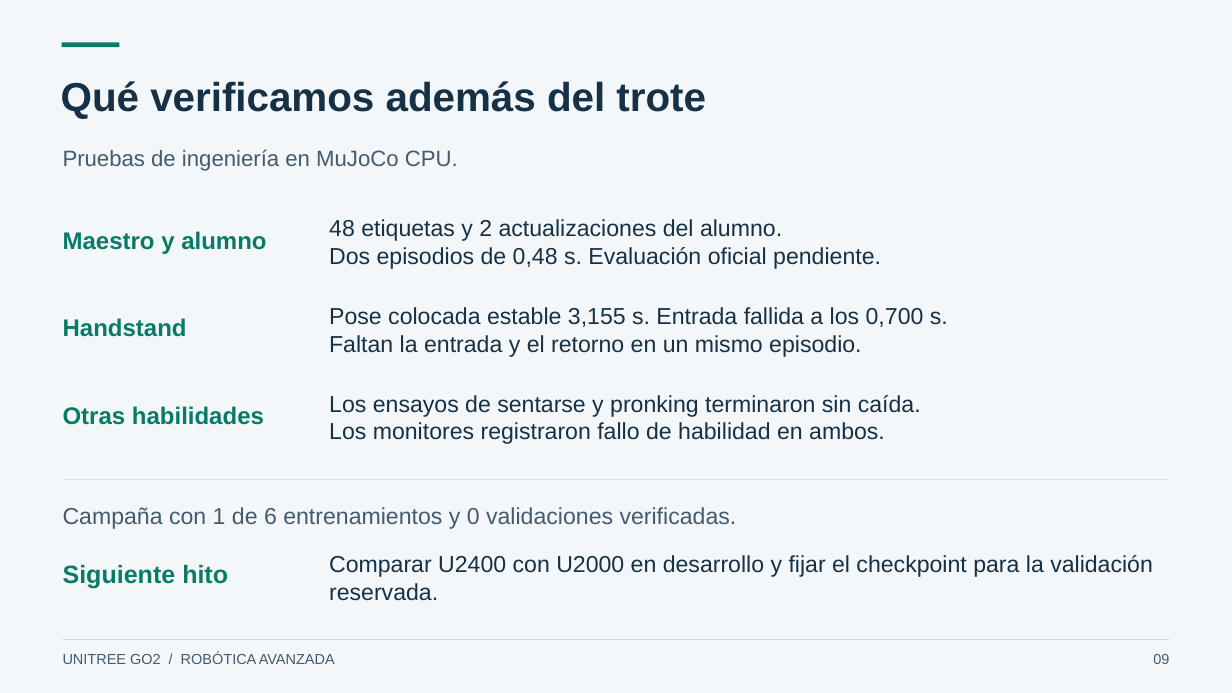
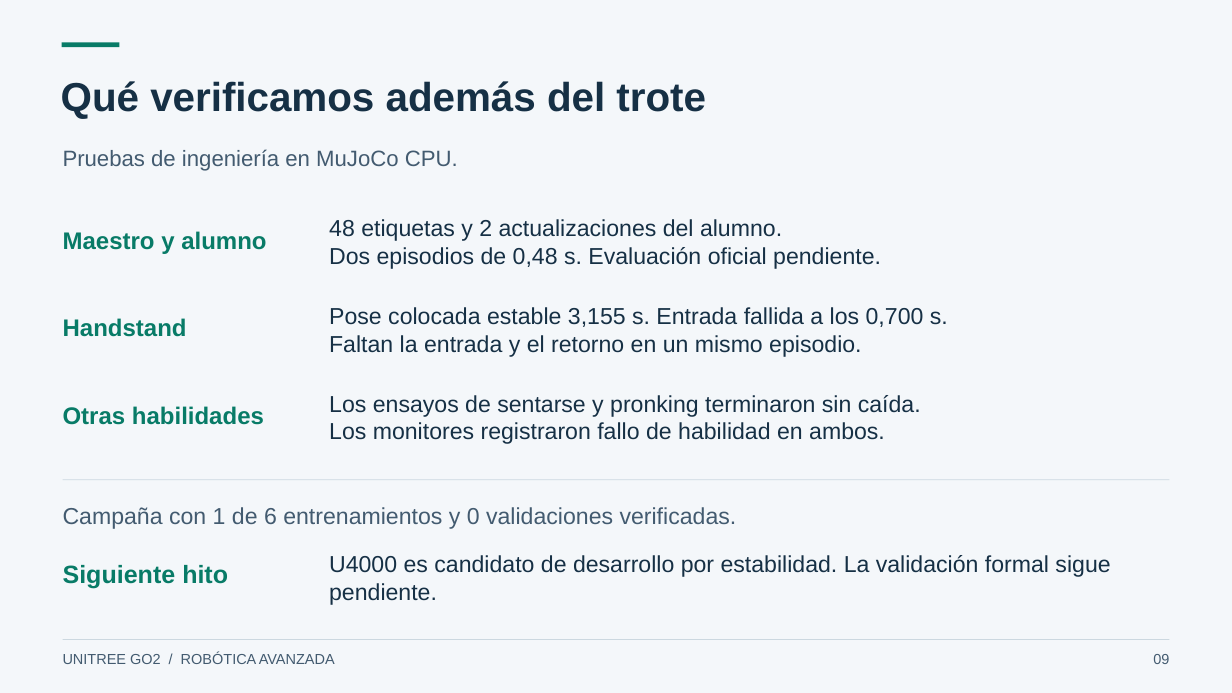
Before and after one commit to daca2022/go2-rl-deploy, a slide deck: slide 9 of docs/academico/Presentacion-Go2.pptx. Drawn at 1232x693 pixels with LibreOffice and Linux fonts; fonts in the diff are those of the drawing. Boxes give left, top, right and bottom in pixels: in the first picture for what was removed or moved away, otherwise in the second. Text is boxed around its words. In the diff, an @@ line names an element or a change of style, - is before the commit and + after.

```diff
--- a/docs/academico/Presentacion-Go2.pptx
+++ b/docs/academico/Presentacion-Go2.pptx
@@ text at (329, 555, 1110, 605): text changed @@
-Comparar U2400 con U2000 en desarrollo y fijar el checkpoint para la validación reservada.
+U4000 es candidato de desarrollo por estabilidad. La validación formal sigue pendiente.
```
Also in this commit, not shown: 1 other slide changed, 12 other files.
